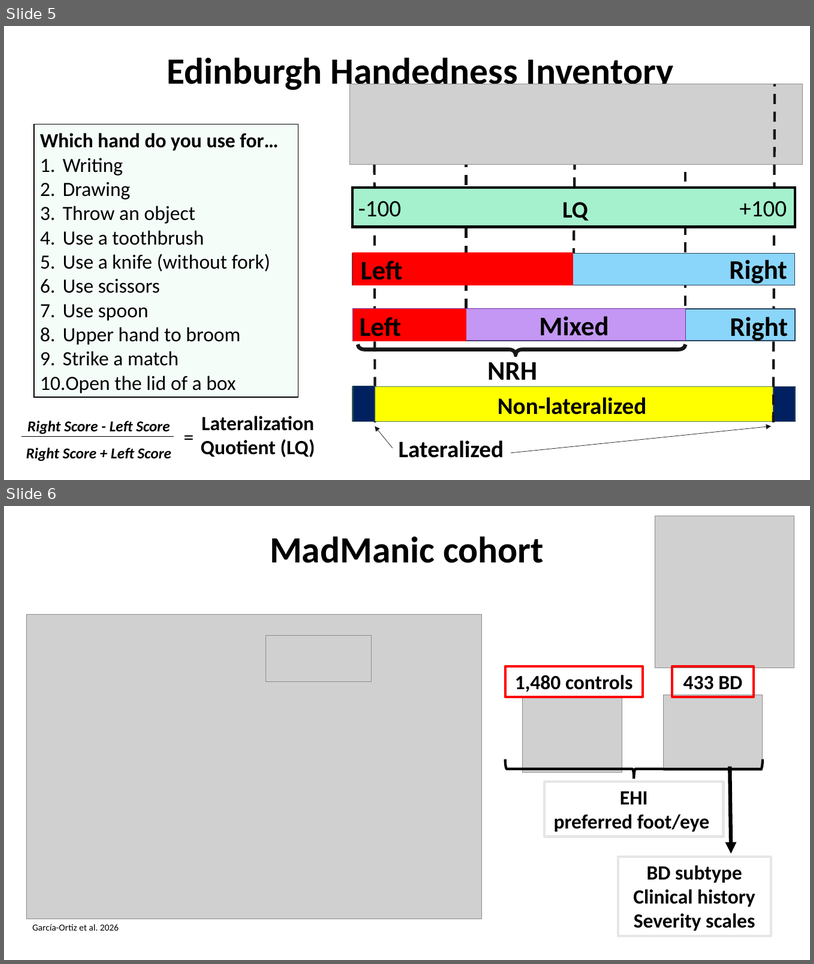
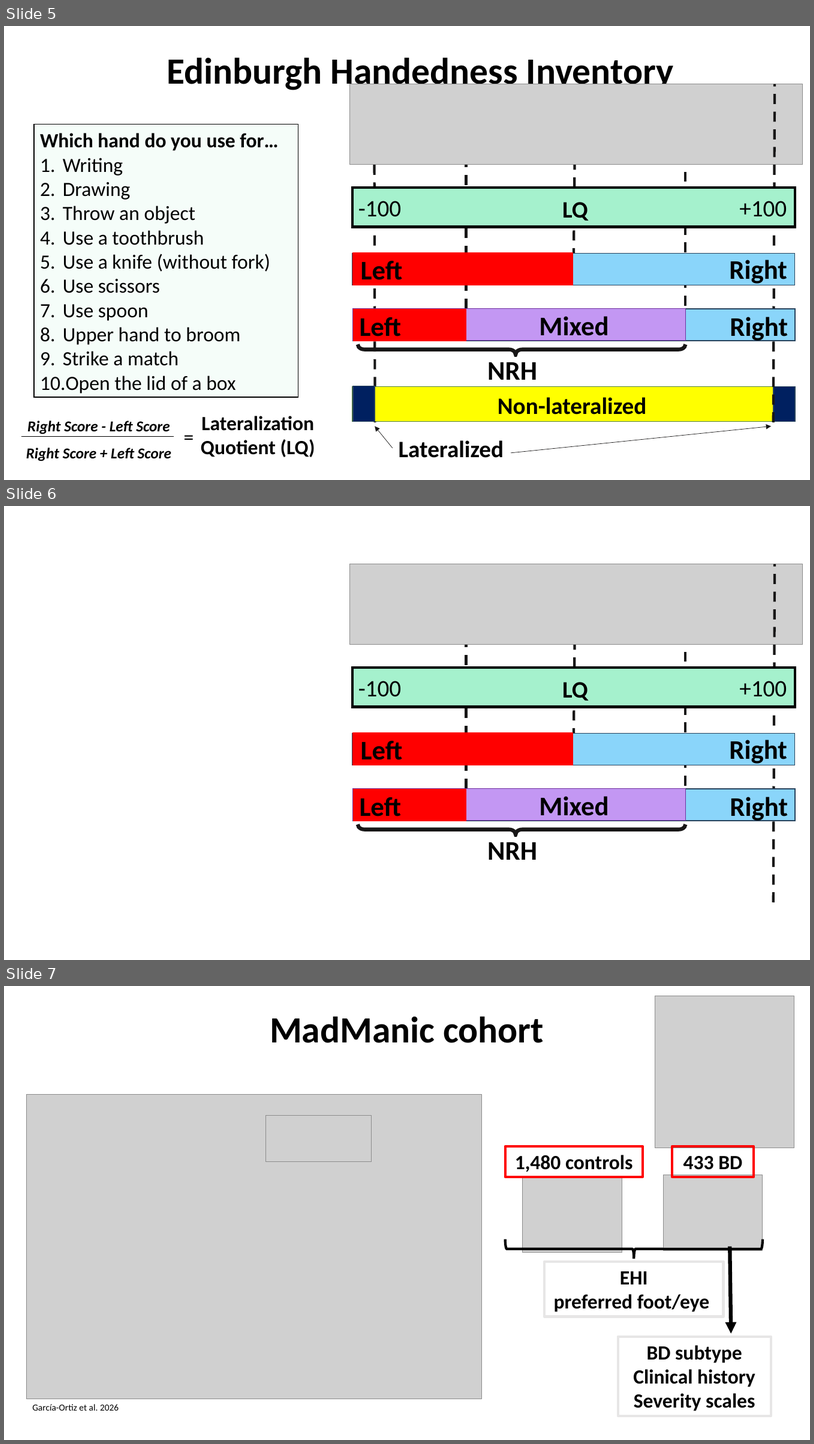
Before and after one commit to igarcia17/EHI_laterality, a slide deck: NorthSeaLateralityCongress_InesGarciaOrtiz.pptx. Shown one above the other, each under a label of ours: slides 5 and 6 before the commit, slides 5, 6 and 7 after it. The pictures are 814x964 and 814x1444 pixels, drawn with LibreOffice and Linux fonts; fonts in the diff are those of the drawing; grey boxes stand for pictures. Boxes give left, top, right and bottom in pixels: in the first picture for what was removed or moved away, otherwise in the second. Text is boxed around its words. In the diff, an @@ line names an element or a change of style, - is before the commit and + after.

```diff
--- a/NorthSeaLateralityCongress_InesGarciaOrtiz.pptx
+++ b/NorthSeaLateralityCongress_InesGarciaOrtiz.pptx
@@ slide 6 added at (x1=4, y1=506, x2=810, y2=960), background #FFFFFF @@
@@ picture added at (x1=350, y1=564, x2=804, y2=645) @@
@@ line added from (774, 902) to (776, 564), #181717 3 pt dashed @@
@@ line added from (466, 789) to (466, 604), #181717 3 pt dashed @@
@@ line added from (576, 604) to (574, 765), #181717 3 pt dashed @@
@@ line added from (686, 786) to (686, 600), #181717 3 pt dashed @@
@@ group added at (x1=353, y1=667, x2=796, y2=707): 3 texts, 1 rectangle @@
+-100
+LQ
++100
@@ group added at (x1=353, y1=733, x2=795, y2=766): 2 rectangles, 2 texts @@
+Left
+Right
@@ group added at (x1=353, y1=788, x2=796, y2=823): 4 texts, 3 rectangles @@
+NRH
+Right
+Mixed
+Left
@@ right brace added at (x1=358, y1=824, x2=686, y2=834), outline #181717 4.5 pt @@
@@ rectangle added at (x1=479, y1=837, x2=556, y2=859), fill #FFFFFF, outline #FFFFFF 1 pt @@
@@ text added at (x1=488, y1=842, x2=537, y2=859), 32 pt, text #000000, bold @@
+NRH
@@ what was slide 6 is now slide 7 @@
```
Also in this commit, not shown: 3 slides changed, 3 other files.
